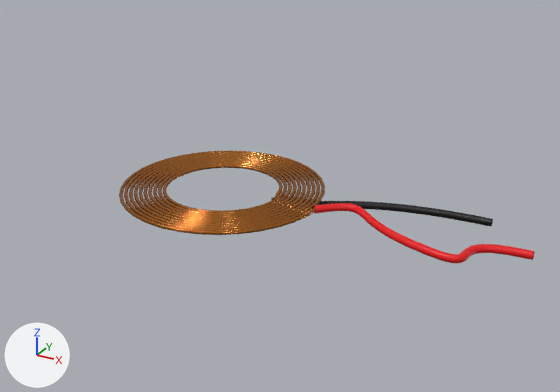
What one commit did to the glTF model Model/接收线圈.glb.
Both versions are drawn from a camera (50 mm lens) standing at (4.12, -6.31, 3.23) and looking at (0.59, 0.11, 0.03). Every picture has the same lights, and +X, +Y and +Z are marked at lower left. The picture after the commit comes second. Where no turn or scale is listed for an object, it has been applied to the vertices.

In view in the first picture: 'Spiral.001', '贝塞尔曲线.002', '贝塞尔曲线.003'.
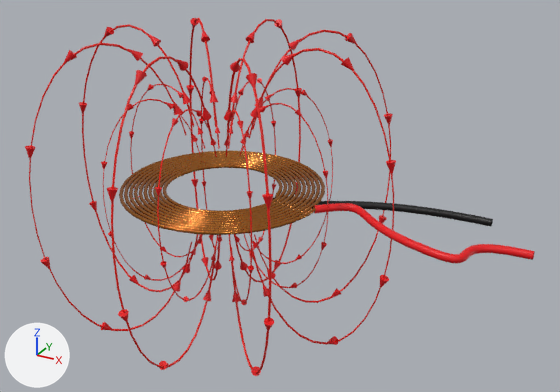
The newer file is also turned or shifted as a whole; pictures and numbers use the older file's frame.

Changed parts and their boxes (x1, y1, x2, y2) in the pictures (560 x 392 px):
'磁感线3', added
    after: (79, 19, 396, 370)
    faces in mat_材质_001 (red #e71000): (82, 19, 394, 368)
    faces in mat_材质_015 (red #e70911): (79, 19, 396, 370)
'磁感线4', added
    after: (25, 18, 393, 376)
    faces in mat_材质_001 (red #e71000): (29, 18, 391, 374)
    faces in mat_材质_015 (red #e70911): (25, 18, 393, 376)
'磁感线5', added
    after: (129, 78, 329, 302)
    faces in mat_材质_001 (red #e71000): (130, 79, 329, 301)
    faces in mat_材质_015 (red #e70911): (129, 78, 328, 302)
'磁感线6', added
    after: (101, 77, 333, 305)
    faces in mat_材质_001 (red #e71000): (103, 77, 333, 304)
    faces in mat_材质_015 (red #e70911): (101, 77, 333, 305)

What changed in the scene script:
```text
Add mat_材质_001:
    mat_材质_001 = principled_material('材质.001')
    mat_材质_001.base_color = (0.8, 0.00529, 0.0)  # red #e71000
Add me_锥体_035:
    me_锥体_035.from_pydata(...)  # 1868 vertices, 3528 faces; spans x -0.9..0.87, y -0.88..0.87, z -1.03..1.03
    # faces by material slot: [840, 2688]
    me_锥体_035.materials.append(mat_材质_015)  # red #e70911
    me_锥体_035.materials.append(mat_材质_001)  # red #e71000
Add me_锥体_034:
    me_锥体_034.from_pydata(...)  # 1868 vertices, 3528 faces; spans x -1.26..1.23, y -1.16..1.15, z -1.03..1.03
    # faces by material slot: [840, 2688]
    me_锥体_034.materials.append(mat_材质_015)  # red #e70911
    me_锥体_034.materials.append(mat_材质_001)  # red #e71000
Add me_锥体_033:
    me_锥体_033.from_pydata(...)  # 1868 vertices, 3528 faces; spans x -1.41..1.36, y -1.38..1.36, z -1.61..1.61
    # faces by material slot: [840, 2688]
    me_锥体_033.materials.append(mat_材质_015)  # red #e70911
    me_锥体_033.materials.append(mat_材质_001)  # red #e71000
Add me_锥体_032:
    me_锥体_032.from_pydata(...)  # 1868 vertices, 3528 faces; spans x -1.97..1.92, y -1.81..1.8, z -1.61..1.61
    # faces by material slot: [840, 2688]
    me_锥体_032.materials.append(mat_材质_015)  # red #e70911
    me_锥体_032.materials.append(mat_材质_001)  # red #e71000
Add ob_磁感线6:
    ob_磁感线6 = bpy.data.objects.new('磁感线6', me_锥体_035)
    ob_磁感线6.location = (-0.075, 0.081, 0.0)
Add ob_磁感线5:
    ob_磁感线5 = bpy.data.objects.new('磁感线5', me_锥体_034)
    ob_磁感线5.location = (-0.075, 0.081, 0.0)
Add ob_磁感线4:
    ob_磁感线4 = bpy.data.objects.new('磁感线4', me_锥体_033)
    ob_磁感线4.location = (-0.075, 0.081, 0.0)
Add ob_磁感线3:
    ob_磁感线3 = bpy.data.objects.new('磁感线3', me_锥体_032)
    ob_磁感线3.location = (-0.075, 0.081, 0.0)
```
